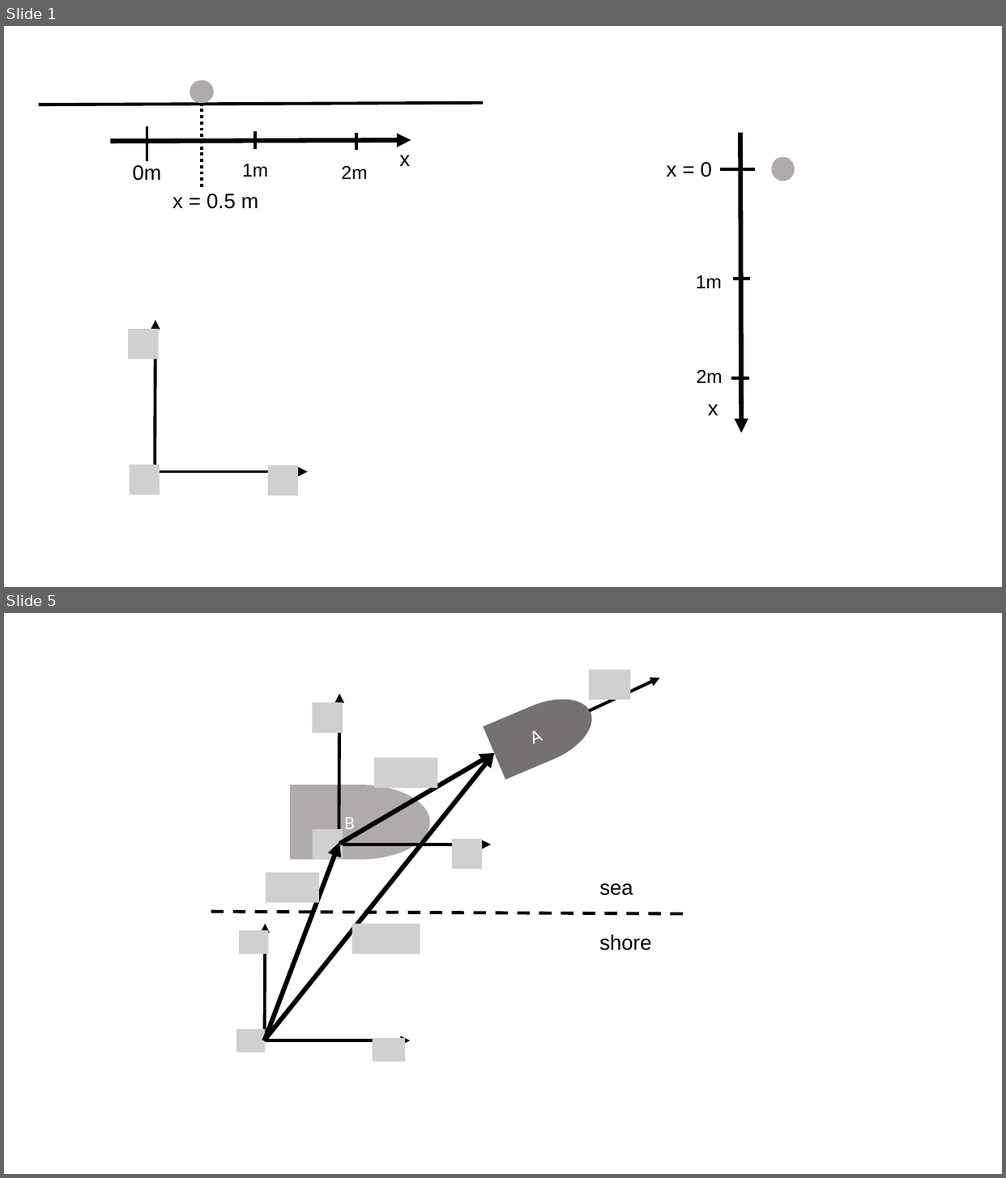
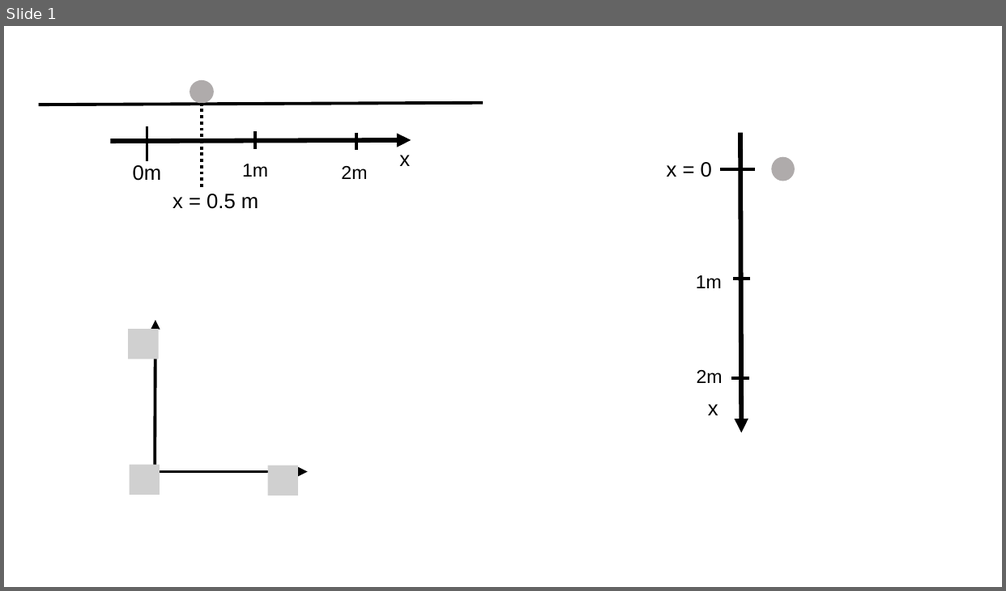
Before and after one commit to OSTP/PhysicsArtofModelling, a slide deck: tex/figures/DescribingMotionIn1D/Figures.pptx. Shown one above the other, each under a label of ours: slides 1 and 5 before the commit, slide 1 after it; the slides between them are not shown. The pictures are 1006x1178 and 1006x591 pixels, drawn with LibreOffice and Linux fonts; fonts in the diff are those of the drawing; grey boxes stand for pictures. Boxes give left, top, right and bottom in pixels: in the first picture for what was removed or moved away, otherwise in the second. Text is boxed around its words. In the diff, an @@ line names an element or a change of style, - is before the commit and + after.

```diff
--- a/tex/figures/DescribingMotionIn1D/Figures.pptx
+++ b/tex/figures/DescribingMotionIn1D/Figures.pptx
@@ slide 5 removed at box(4, 613, 1002, 1174), background #FFFFFF @@
@@ group removed at box(211, 670, 691, 1062): 10 pictures, 8 arrows, 2 flow chart delays, 2 texts, 1 line @@
-B
-A
-shore
-sea
```
Also in this commit, not shown: 1 slide added, 10 other slides removed, 1 other file.
